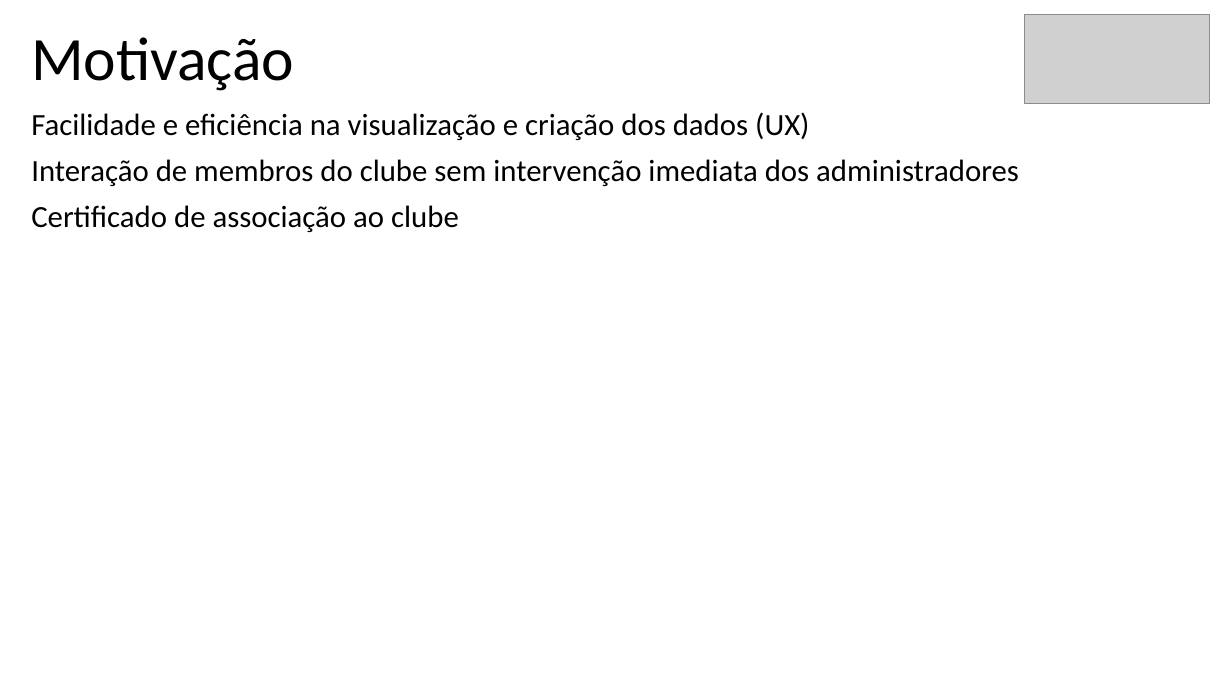
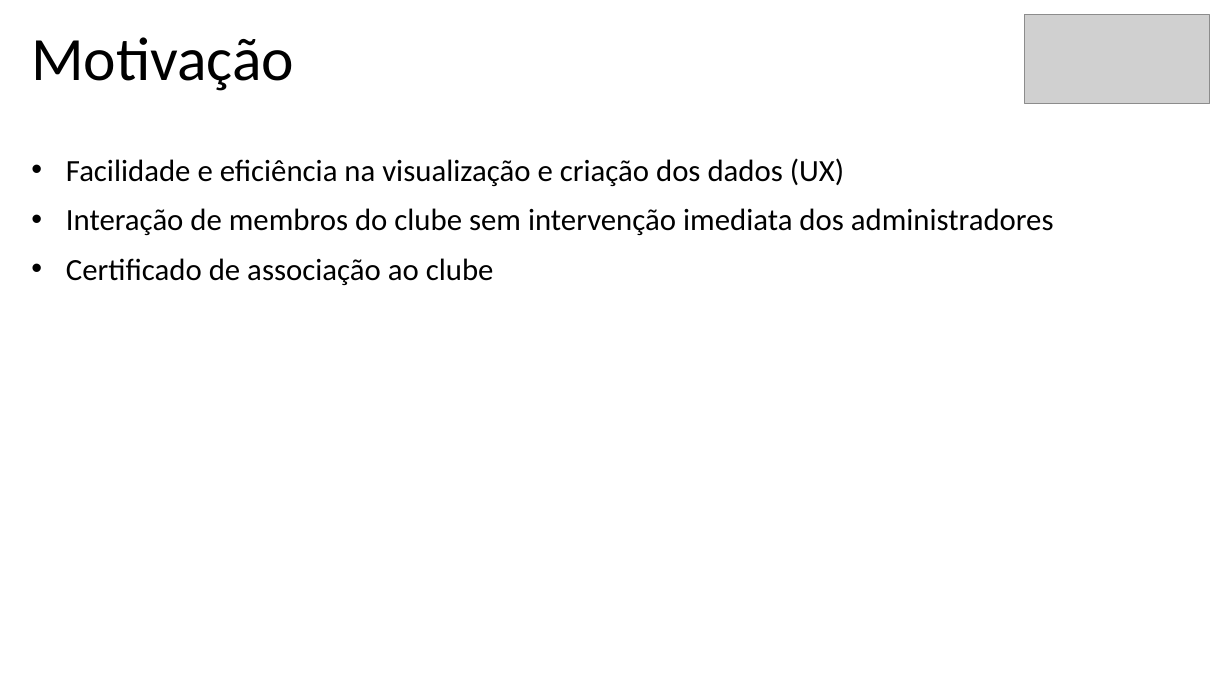
Before and after one commit to BernardoFMF/surf-management-app, a slide deck: slide 2 of docs/demonstracao-progresso.pptx. Drawn at 1232x693 pixels with LibreOffice and Linux fonts; fonts in the diff are those of the drawing; grey boxes stand for pictures. Boxes give left, top, right and bottom in pixels: in the first picture for what was removed or moved away, otherwise in the second. Text is boxed around its words. In the diff, an @@ line names an element or a change of style, - is before the commit and + after.

```diff
--- a/docs/demonstracao-progresso.pptx
+++ b/docs/demonstracao-progresso.pptx
@@ subtitle "Facilidade e eficiência na visualização ...": place and size @@
-subtitle "Facilidade e eficiência na visualização ..." at [31,112,1019,232]
+subtitle "Facilidade e eficiência na visualização ..." at [66,158,1054,285]
@@ subtitle "Facilidade e eficiência na visualização ..." at [66,158,1054,285]: bullet none to •; line spacing 0.9 to 1 @@
```
Also in this commit, not shown: 6 other slides changed, 8 other files.
